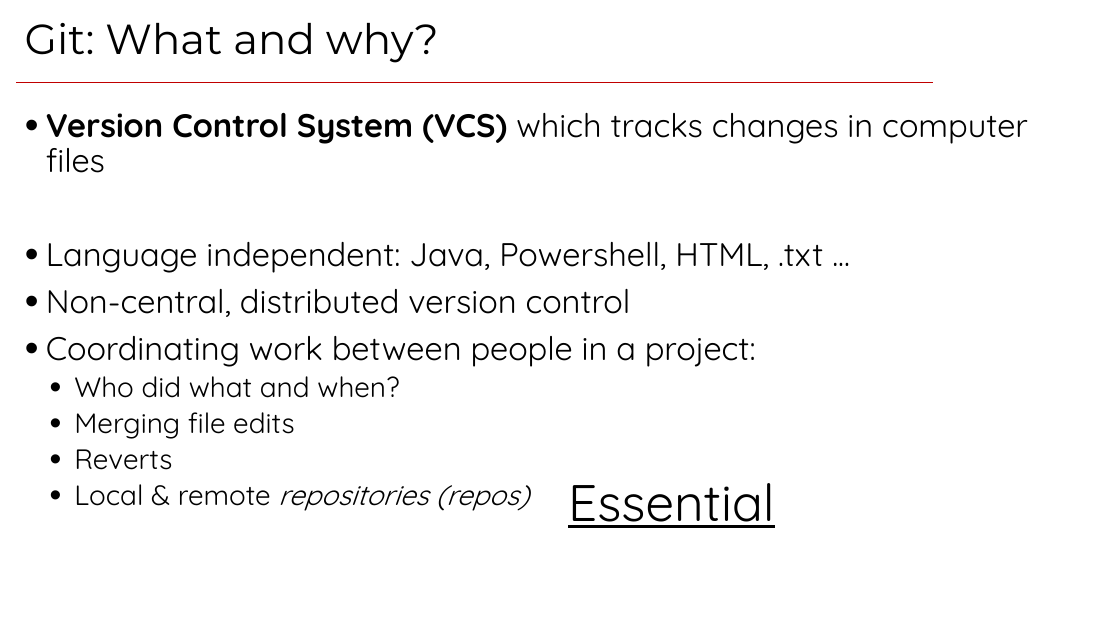
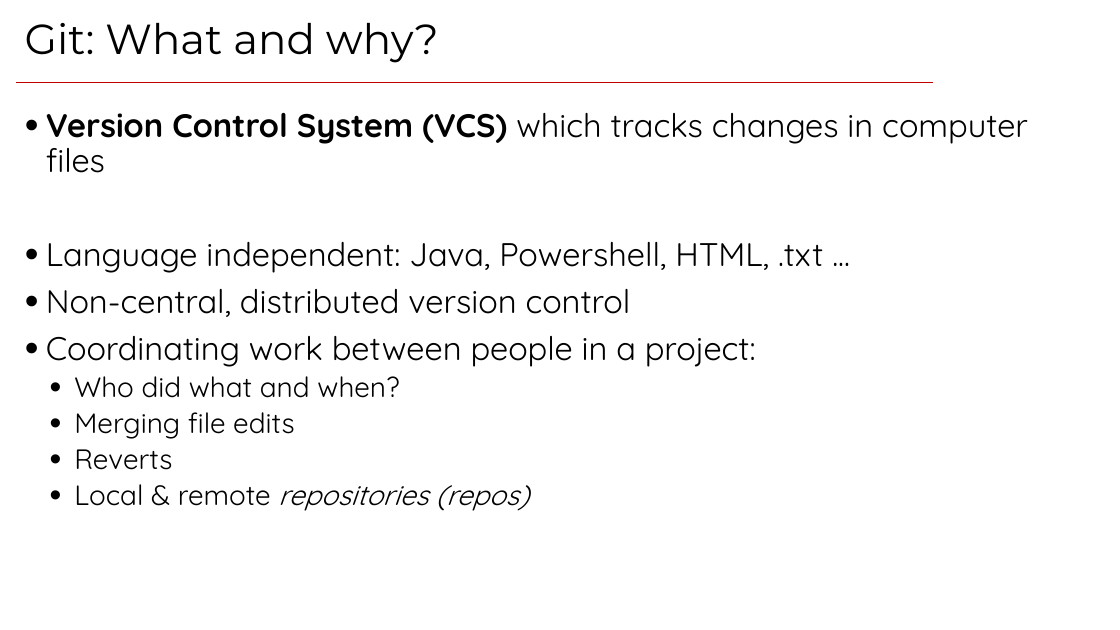
Before and after one commit to mjochen/PS-Technologies, a slide deck: slide 2 of Visual_Studio_Code_modules/GIT_and_VSCode/GIT.pptx. Drawn at 1120x630 pixels with LibreOffice and Linux fonts; fonts in the diff are those of the drawing; background and template pictures are left out. Boxes give left, top, right and bottom in pixels: in the first picture for what was removed or moved away, otherwise in the second. Text is boxed around its words. In the diff, an @@ line names an element or a change of style, - is before the commit and + after.

```diff
--- a/Visual_Studio_Code_modules/GIT_and_VSCode/GIT.pptx
+++ b/Visual_Studio_Code_modules/GIT_and_VSCode/GIT.pptx
@@ text removed at box(568, 483, 775, 528) @@
-Essential
```
Also in this commit, not shown: 1 other file.
